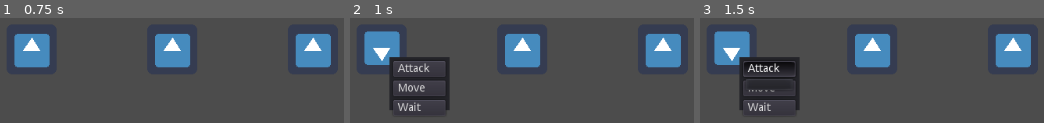
Above: before the commit, frames 1-3 (left to right).
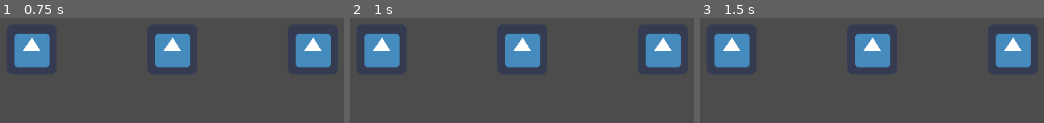
Above: after the commit, the same moments.

Repository: braxton-mclean/GourmetFeud
Game: Godot game, scene res://src/scenes/ColiseumScene.tscn
Two runs of this game, one before a commit and one after it. Both use one fixed random seed, a clock stepped at 60 frames per second and the inputs below. The engine's default icon, where the game draws it, is replaced by a stand-in: a white triangle on a blue panel in a dark square.
Inputs (mouse positions are in pixels of both pictures, inside the frame that each line leads up to):
- Up to frame 1 (0.75 s): tap Enter at 0.5 s; hold Right from 0.53 s (still down)
- Up to frame 2 (1 s): keep holding Right; tap Space at 0.77 s
- Up to frame 3 (1.5 s): release Right at 1.25 s; click (768, 68) at 1.25 s, where only the run before the commit has a clickable "Attack"

Frame 1 is identical in both runs. In frame 2, 5.3% of the frame differs, in the area x 4-30%, y 12-93%; in frame 3, 7.4%.

Commit message:
Added support for traversables with the MapGridComponent

Diff:
--- a/src/scenes/ColiseumScene.tscn
+++ b/src/scenes/ColiseumScene.tscn
@@ -1,6 +1,6 @@
 [gd_scene load_steps=6 format=2]
 
-[ext_resource path="res://src/scripts/ColiseumGametickSystem.gd" type="Script" id=1]
+[ext_resource path="res://src/scripts/ColiseumScene.gd" type="Script" id=1]
 [ext_resource path="res://src/scenes/Unit.tscn" type="PackedScene" id=2]
 [ext_resource path="res://src/scripts/UnitsComponent.gd" type="Script" id=3]
 [ext_resource path="res://src/scenes/UI/BattleMenu.tscn" type="PackedScene" id=4]
@@ -10,6 +10,7 @@
 script = ExtResource( 1 )
 
 [node name="TestMapGrid" type="Node2D" parent="."]
+script = ExtResource( 5 )
 
 [node name="TestIntro" type="Node2D" parent="."]
 
--- /dev/null
+++ b/src/scenes/Traversables/TraversablesColosseumA.csv
@@ -0,0 +1,38 @@
+FALSE,FALSE,FALSE,FALSE,FALSE,FALSE,FALSE,FALSE,FALSE,FALSE,FALSE,FALSE,FALSE,FALSE,FALSE,FALSE,FALSE,FALSE,FALSE,FALSE,FALSE,FALSE,FALSE,FALSE,FALSE,FALSE,FALSE,FALSE,FALSE,FALSE,FALSE,FALSE,FALSE,FALSE,FALSE,FALSE,FALSE,FALSE,FALSE,FALSE,FALSE,FALSE,FALSE,FALSE,FALSE,FALSE,FALSE,FALSE,FALSE,FALSE,FALSE,FALSE,FALSE,FALSE,FALSE,FALSE,FALSE,FALSE,FALSE,FALSE,FALSE,FALSE,FALSE,FALSE
+FALSE,FALSE,FALSE,FALSE,FALSE,FALSE,FALSE,FALSE,FALSE,FALSE,FALSE,FALSE,FALSE,FALSE,FALSE,FALSE,FALSE,FALSE,FALSE,FALSE,FALSE,FALSE,FALSE,FALSE,FALSE,FALSE,FALSE,FALSE,FALSE,FALSE,FALSE,FALSE,FALSE,FALSE,FALSE,FALSE,FALSE,FALSE,FALSE,FALSE,FALSE,FALSE,FALSE,FALSE,FALSE,FALSE,FALSE,FALSE,FALSE,FALSE,FALSE,FALSE,FALSE,FALSE,FALSE,FALSE,FALSE,FALSE,FALSE,FALSE,FALSE,FALSE,FALSE,FALSE
+FALSE,FALSE,FALSE,FALSE,TRUE,TRUE,TRUE,TRUE,TRUE,TRUE,TRUE,TRUE,TRUE,TRUE,TRUE,TRUE,TRUE,TRUE,TRUE,TRUE,TRUE,TRUE,TRUE,TRUE,TRUE,TRUE,TRUE,TRUE,TRUE,TRUE,TRUE,TRUE,TRUE,TRUE,TRUE,TRUE,TRUE,TRUE,TRUE,FALSE,FALSE,FALSE,FALSE,TRUE,TRUE,TRUE,TRUE,TRUE,TRUE,TRUE,TRUE,TRUE,TRUE,TRUE,TRUE,TRUE,TRUE,TRUE,TRUE,FALSE,FALSE,FALSE,FALSE,FALSE
+FALSE,FALSE,FALSE,FALSE,TRUE,TRUE,TRUE,TRUE,TRUE,TRUE,TRUE,TRUE,TRUE,TRUE,TRUE,TRUE,TRUE,TRUE,TRUE,TRUE,TRUE,TRUE,TRUE,TRUE,TRUE,TRUE,TRUE,TRUE,TRUE,TRUE,TRUE,TRUE,TRUE,TRUE,TRUE,TRUE,TRUE,TRUE,FALSE,FALSE,TRUE,TRUE,TRUE,TRUE,TRUE,TRUE,TRUE,TRUE,TRUE,TRUE,TRUE,TRUE,TRUE,TRUE,TRUE,TRUE,TRUE,TRUE,TRUE,FALSE,FALSE,FALSE,FALSE,FALSE
+FALSE,FALSE,FALSE,FALSE,TRUE,TRUE,TRUE,TRUE,TRUE,TRUE,TRUE,TRUE,TRUE,TRUE,TRUE,TRUE,TRUE,TRUE,TRUE,TRUE,TRUE,TRUE,TRUE,TRUE,TRUE,TRUE,TRUE,TRUE,TRUE,TRUE,TRUE,TRUE,TRUE,TRUE,TRUE,TRUE,TRUE,FALSE,FALSE,TRUE,TRUE,TRUE,TRUE,TRUE,TRUE,TRUE,TRUE,TRUE,TRUE,TRUE,TRUE,TRUE,TRUE,TRUE,TRUE,TRUE,TRUE,TRUE,TRUE,FALSE,FALSE,FALSE,FALSE,FALSE
+FALSE,FALSE,FALSE,FALSE,TRUE,TRUE,TRUE,TRUE,TRUE,TRUE,TRUE,TRUE,TRUE,TRUE,TRUE,TRUE,TRUE,TRUE,TRUE,TRUE,TRUE,TRUE,TRUE,TRUE,TRUE,TRUE,TRUE,TRUE,TRUE,TRUE,TRUE,TRUE,TRUE,TRUE,TRUE,TRUE,FALSE,FALSE,TRUE,TRUE,TRUE,TRUE,TRUE,TRUE,TRUE,TRUE,TRUE,TRUE,TRUE,TRUE,FALSE,TRUE,TRUE,TRUE,TRUE,TRUE,TRUE,TRUE,TRUE,FALSE,FALSE,FALSE,FALSE,FALSE
+FALSE,FALSE,FALSE,FALSE,TRUE,TRUE,TRUE,TRUE,TRUE,TRUE,TRUE,TRUE,TRUE,TRUE,TRUE,TRUE,TRUE,TRUE,TRUE,TRUE,TRUE,TRUE,TRUE,TRUE,TRUE,TRUE,TRUE,TRUE,TRUE,TRUE,TRUE,TRUE,TRUE,TRUE,TRUE,FALSE,FALSE,TRUE,TRUE,TRUE,TRUE,TRUE,TRUE,TRUE,TRUE,TRUE,TRUE,TRUE,TRUE,TRUE,TRUE,TRUE,TRUE,TRUE,TRUE,TRUE,TRUE,TRUE,TRUE,FALSE,FALSE,FALSE,FALSE,FALSE
+FALSE,FALSE,FALSE,FALSE,TRUE,TRUE,TRUE,TRUE,TRUE,TRUE,TRUE,TRUE,TRUE,TRUE,TRUE,TRUE,TRUE,TRUE,TRUE,TRUE,TRUE,TRUE,TRUE,TRUE,TRUE,TRUE,TRUE,TRUE,TRUE,TRUE,TRUE,TRUE,TRUE,TRUE,FALSE,FALSE,TRUE,TRUE,TRUE,TRUE,TRUE,TRUE,TRUE,TRUE,TRUE,TRUE,TRUE,TRUE,TRUE,TRUE,TRUE,TRUE,TRUE,TRUE,TRUE,TRUE,TRUE,TRUE,TRUE,FALSE,FALSE,FALSE,FALSE,FALSE
+FALSE,FALSE,FALSE,FALSE,TRUE,TRUE,TRUE,TRUE,TRUE,TRUE,TRUE,TRUE,TRUE,TRUE,TRUE,TRUE,TRUE,TRUE,TRUE,TRUE,TRUE,TRUE,TRUE,TRUE,TRUE,TRUE,TRUE,TRUE,TRUE,TRUE,TRUE,TRUE,TRUE,FALSE,FALSE,TRUE,TRUE,TRUE,TRUE,TRUE,TRUE,TRUE,TRUE,FALSE,TRUE,TRUE,TRUE,TRUE,TRUE,TRUE,TRUE,TRUE,TRUE,TRUE,TRUE,TRUE,TRUE,TRUE,TRUE,FALSE,FALSE,FALSE,FALSE,FALSE
+FALSE,FALSE,FALSE,FALSE,TRUE,TRUE,TRUE,TRUE,TRUE,TRUE,TRUE,TRUE,TRUE,TRUE,TRUE,TRUE,TRUE,FALSE,FALSE,TRUE,TRUE,TRUE,TRUE,TRUE,TRUE,TRUE,TRUE,TRUE,TRUE,TRUE,TRUE,TRUE,FALSE,FALSE,TRUE,TRUE,TRUE,TRUE,TRUE,TRUE,TRUE,TRUE,TRUE,TRUE,TRUE,TRUE,TRUE,TRUE,TRUE,TRUE,TRUE,TRUE,TRUE,TRUE,TRUE,TRUE,TRUE,TRUE,TRUE,FALSE,FALSE,FALSE,FALSE,FALSE
+FALSE,FALSE,FALSE,FALSE,TRUE,TRUE,TRUE,TRUE,TRUE,TRUE,TRUE,TRUE,TRUE,TRUE,TRUE,TRUE,TRUE,FALSE,FALSE,TRUE,TRUE,TRUE,TRUE,TRUE,TRUE,TRUE,TRUE,TRUE,TRUE,TRUE,TRUE,TRUE,FALSE,TRUE,TRUE,TRUE,TRUE,TRUE,TRUE,TRUE,TRUE,TRUE,TRUE,TRUE,TRUE,TRUE,TRUE,TRUE,TRUE,TRUE,TRUE,TRUE,TRUE,TRUE,TRUE,TRUE,FALSE,TRUE,TRUE,FALSE,FALSE,FALSE,FALSE,FALSE
+FALSE,FALSE,FALSE,FALSE,TRUE,TRUE,TRUE,TRUE,TRUE,TRUE,TRUE,TRUE,TRUE,TRUE,TRUE,TRUE,TRUE,TRUE,TRUE,TRUE,TRUE,TRUE,TRUE,TRUE,TRUE,TRUE,TRUE,TRUE,TRUE,TRUE,TRUE,TRUE,FALSE,TRUE,TRUE,TRUE,TRUE,TRUE,TRUE,TRUE,TRUE,TRUE,TRUE,TRUE,TRUE,TRUE,TRUE,TRUE,TRUE,TRUE,TRUE,TRUE,TRUE,TRUE,TRUE,TRUE,TRUE,TRUE,TRUE,FALSE,FALSE,FALSE,FALSE,FALSE
+FALSE,FALSE,FALSE,FALSE,TRUE,TRUE,TRUE,TRUE,TRUE,TRUE,TRUE,TRUE,TRUE,TRUE,TRUE,TRUE,TRUE,TRUE,TRUE,TRUE,TRUE,TRUE,TRUE,TRUE,TRUE,TRUE,TRUE,TRUE,TRUE,TRUE,TRUE,TRUE,FALSE,TRUE,TRUE,TRUE,FALSE,FALSE,FALSE,FALSE,FALSE,FALSE,FALSE,FALSE,TRUE,TRUE,TRUE,TRUE,TRUE,TRUE,TRUE,TRUE,TRUE,TRUE,TRUE,TRUE,TRUE,TRUE,TRUE,FALSE,FALSE,FALSE,FALSE,FALSE
+FALSE,FALSE,FALSE,FALSE,TRUE,TRUE,TRUE,TRUE,TRUE,TRUE,TRUE,TRUE,TRUE,TRUE,TRUE,TRUE,TRUE,TRUE,TRUE,TRUE,TRUE,TRUE,TRUE,TRUE,FALSE,FALSE,FALSE,FALSE,TRUE,TRUE,TRUE,TRUE,FALSE,TRUE,TRUE,TRUE,FALSE,FALSE,FALSE,FALSE,FALSE,FALSE,FALSE,FALSE,TRUE,TRUE,TRUE,TRUE,TRUE,TRUE,TRUE,TRUE,TRUE,TRUE,TRUE,TRUE,TRUE,TRUE,TRUE,FALSE,FALSE,FALSE,FALSE,FALSE
+FALSE,FALSE,FALSE,FALSE,TRUE,TRUE,TRUE,TRUE,TRUE,TRUE,TRUE,TRUE,TRUE,TRUE,FALSE,TRUE,TRUE,TRUE,TRUE,TRUE,TRUE,TRUE,TRUE,TRUE,FALSE,FALSE,FALSE,FALSE,TRUE,TRUE,TRUE,TRUE,FALSE,TRUE,TRUE,TRUE,FALSE,FALSE,FALSE,FALSE,FALSE,FALSE,FALSE,FALSE,TRUE,TRUE,TRUE,TRUE,TRUE,FALSE,TRUE,TRUE,TRUE,TRUE,TRUE,TRUE,TRUE,TRUE,TRUE,FALSE,FALSE,FALSE,FALSE,FALSE
+FALSE,FALSE,FALSE,FALSE,TRUE,TRUE,TRUE,TRUE,TRUE,TRUE,TRUE,TRUE,TRUE,TRUE,TRUE,TRUE,TRUE,TRUE,TRUE,TRUE,TRUE,TRUE,TRUE,TRUE,FALSE,FALSE,FALSE,FALSE,TRUE,TRUE,TRUE,TRUE,FALSE,TRUE,TRUE,TRUE,FALSE,FALSE,FALSE,FALSE,FALSE,FALSE,FALSE,FALSE,TRUE,TRUE,TRUE,TRUE,TRUE,TRUE,TRUE,TRUE,TRUE,TRUE,TRUE,TRUE,TRUE,TRUE,TRUE,FALSE,FALSE,FALSE,FALSE,FALSE
+FALSE,FALSE,FALSE,FALSE,TRUE,TRUE,TRUE,TRUE,FALSE,TRUE,TRUE,TRUE,TRUE,TRUE,TRUE,TRUE,TRUE,TRUE,TRUE,TRUE,TRUE,TRUE,TRUE,TRUE,FALSE,FALSE,FALSE,FALSE,TRUE,TRUE,TRUE,TRUE,FALSE,TRUE,TRUE,TRUE,FALSE,FALSE,FALSE,FALSE,FALSE,FALSE,FALSE,FALSE,TRUE,TRUE,TRUE,TRUE,TRUE,TRUE,TRUE,TRUE,TRUE,TRUE,TRUE,TRUE,TRUE,TRUE,TRUE,FALSE,FALSE,FALSE,FALSE,FALSE
+FALSE,FALSE,FALSE,FALSE,TRUE,TRUE,TRUE,TRUE,TRUE,TRUE,TRUE,TRUE,TRUE,TRUE,TRUE,TRUE,TRUE,TRUE,TRUE,TRUE,TRUE,TRUE,TRUE,TRUE,TRUE,TRUE,TRUE,TRUE,TRUE,TRUE,TRUE,TRUE,FALSE,TRUE,TRUE,TRUE,FALSE,FALSE,FALSE,FALSE,FALSE,FALSE,FALSE,FALSE,TRUE,TRUE,TRUE,TRUE,TRUE,TRUE,TRUE,TRUE,TRUE,TRUE,TRUE,FALSE,TRUE,TRUE,TRUE,FALSE,FALSE,FALSE,FALSE,FALSE
+FALSE,FALSE,FALSE,FALSE,TRUE,TRUE,TRUE,TRUE,TRUE,TRUE,TRUE,TRUE,TRUE,TRUE,TRUE,TRUE,TRUE,TRUE,TRUE,TRUE,TRUE,TRUE,TRUE,TRUE,TRUE,TRUE,TRUE,TRUE,TRUE,TRUE,TRUE,TRUE,FALSE,TRUE,TRUE,TRUE,FALSE,FALSE,FALSE,FALSE,FALSE,FALSE,FALSE,FALSE,TRUE,TRUE,TRUE,TRUE,TRUE,TRUE,TRUE,TRUE,TRUE,TRUE,TRUE,TRUE,TRUE,TRUE,TRUE,FALSE,FALSE,FALSE,FALSE,FALSE
+FALSE,FALSE,FALSE,FALSE,TRUE,TRUE,TRUE,TRUE,TRUE,TRUE,TRUE,TRUE,TRUE,TRUE,TRUE,TRUE,TRUE,TRUE,TRUE,TRUE,TRUE,TRUE,TRUE,TRUE,TRUE,TRUE,TRUE,TRUE,TRUE,TRUE,TRUE,TRUE,FALSE,TRUE,TRUE,TRUE,FALSE,FALSE,FALSE,FALSE,FALSE,FALSE,FALSE,FALSE,TRUE,TRUE,TRUE,TRUE,TRUE,TRUE,TRUE,TRUE,TRUE,TRUE,TRUE,TRUE,TRUE,TRUE,TRUE,FALSE,FALSE,FALSE,FALSE,FALSE
+FALSE,FALSE,FALSE,FALSE,TRUE,TRUE,TRUE,TRUE,TRUE,TRUE,TRUE,TRUE,TRUE,TRUE,TRUE,TRUE,TRUE,TRUE,TRUE,TRUE,TRUE,TRUE,TRUE,TRUE,TRUE,TRUE,TRUE,TRUE,TRUE,TRUE,TRUE,TRUE,FALSE,TRUE,TRUE,TRUE,TRUE,TRUE,TRUE,TRUE,TRUE,TRUE,TRUE,TRUE,TRUE,TRUE,TRUE,TRUE,TRUE,TRUE,TRUE,TRUE,TRUE,TRUE,TRUE,TRUE,TRUE,TRUE,TRUE,FALSE,FALSE,FALSE,FALSE,FALSE
+FALSE,FALSE,FALSE,FALSE,TRUE,TRUE,TRUE,TRUE,TRUE,TRUE,TRUE,TRUE,FALSE,TRUE,TRUE,TRUE,TRUE,TRUE,TRUE,TRUE,TRUE,TRUE,TRUE,TRUE,TRUE,TRUE,TRUE,TRUE,TRUE,TRUE,TRUE,TRUE,FALSE,TRUE,TRUE,TRUE,TRUE,TRUE,TRUE,TRUE,TRUE,TRUE,TRUE,TRUE,TRUE,TRUE,TRUE,TRUE,TRUE,TRUE,TRUE,TRUE,TRUE,TRUE,TRUE,TRUE,TRUE,TRUE,TRUE,FALSE,FALSE,FALSE,FALSE,FALSE
+FALSE,FALSE,FALSE,FALSE,TRUE,TRUE,TRUE,TRUE,TRUE,TRUE,TRUE,TRUE,TRUE,TRUE,TRUE,TRUE,TRUE,TRUE,TRUE,TRUE,TRUE,TRUE,TRUE,TRUE,TRUE,TRUE,TRUE,TRUE,TRUE,TRUE,TRUE,FALSE,FALSE,TRUE,TRUE,TRUE,TRUE,TRUE,TRUE,TRUE,TRUE,TRUE,TRUE,TRUE,TRUE,TRUE,TRUE,TRUE,TRUE,TRUE,TRUE,TRUE,TRUE,TRUE,TRUE,TRUE,TRUE,TRUE,TRUE,FALSE,FALSE,FALSE,FALSE,FALSE
+FALSE,FALSE,FALSE,FALSE,TRUE,TRUE,TRUE,TRUE,TRUE,TRUE,TRUE,TRUE,TRUE,TRUE,TRUE,TRUE,TRUE,TRUE,TRUE,TRUE,TRUE,TRUE,TRUE,TRUE,TRUE,TRUE,TRUE,TRUE,TRUE,TRUE,FALSE,FALSE,TRUE,TRUE,TRUE,TRUE,TRUE,TRUE,TRUE,TRUE,TRUE,TRUE,TRUE,TRUE,TRUE,TRUE,TRUE,TRUE,TRUE,TRUE,TRUE,TRUE,FALSE,TRUE,TRUE,TRUE,TRUE,TRUE,TRUE,FALSE,FALSE,FALSE,FALSE,FALSE
+FALSE,FALSE,FALSE,FALSE,TRUE,TRUE,TRUE,TRUE,TRUE,TRUE,TRUE,TRUE,TRUE,TRUE,FALSE,TRUE,TRUE,TRUE,TRUE,TRUE,TRUE,TRUE,TRUE,TRUE,TRUE,TRUE,TRUE,TRUE,TRUE,FALSE,FALSE,TRUE,TRUE,TRUE,TRUE,TRUE,TRUE,TRUE,TRUE,TRUE,TRUE,TRUE,TRUE,TRUE,TRUE,TRUE,TRUE,TRUE,TRUE,TRUE,TRUE,TRUE,TRUE,TRUE,TRUE,TRUE,TRUE,TRUE,TRUE,FALSE,FALSE,FALSE,FALSE,FALSE
+FALSE,FALSE,FALSE,FALSE,TRUE,TRUE,TRUE,TRUE,TRUE,TRUE,TRUE,TRUE,TRUE,TRUE,TRUE,TRUE,TRUE,TRUE,TRUE,TRUE,TRUE,FALSE,TRUE,TRUE,TRUE,TRUE,TRUE,TRUE,FALSE,FALSE,TRUE,TRUE,TRUE,TRUE,TRUE,TRUE,TRUE,TRUE,TRUE,TRUE,TRUE,TRUE,TRUE,TRUE,TRUE,TRUE,TRUE,TRUE,TRUE,TRUE,TRUE,TRUE,TRUE,TRUE,TRUE,TRUE,TRUE,TRUE,TRUE,FALSE,FALSE,FALSE,FALSE,FALSE
+FALSE,FALSE,FALSE,FALSE,TRUE,TRUE,TRUE,TRUE,TRUE,TRUE,TRUE,TRUE,TRUE,TRUE,TRUE,TRUE,TRUE,TRUE,FALSE,TRUE,TRUE,TRUE,TRUE,TRUE,TRUE,TRUE,TRUE,FALSE,FALSE,TRUE,TRUE,TRUE,TRUE,TRUE,TRUE,TRUE,TRUE,TRUE,TRUE,TRUE,TRUE,TRUE,TRUE,TRUE,TRUE,TRUE,TRUE,TRUE,TRUE,TRUE,TRUE,TRUE,TRUE,TRUE,FALSE,FALSE,FALSE,FALSE,FALSE,FALSE,FALSE,FALSE,FALSE,FALSE
+FALSE,FALSE,FALSE,FALSE,TRUE,TRUE,TRUE,TRUE,TRUE,TRUE,TRUE,TRUE,TRUE,TRUE,TRUE,TRUE,TRUE,TRUE,TRUE,TRUE,TRUE,TRUE,TRUE,TRUE,TRUE,TRUE,FALSE,FALSE,TRUE,TRUE,TRUE,TRUE,TRUE,TRUE,TRUE,TRUE,TRUE,TRUE,TRUE,TRUE,TRUE,TRUE,TRUE,TRUE,TRUE,TRUE,TRUE,TRUE,TRUE,TRUE,TRUE,TRUE,TRUE,TRUE,TRUE,TRUE,TRUE,TRUE,TRUE,FALSE,FALSE,FALSE,FALSE,FALSE
+FALSE,FALSE,FALSE,FALSE,TRUE,TRUE,TRUE,TRUE,TRUE,TRUE,TRUE,TRUE,TRUE,TRUE,TRUE,TRUE,TRUE,TRUE,TRUE,TRUE,TRUE,TRUE,TRUE,TRUE,TRUE,FALSE,FALSE,TRUE,TRUE,TRUE,TRUE,TRUE,TRUE,TRUE,TRUE,TRUE,TRUE,TRUE,TRUE,TRUE,TRUE,TRUE,TRUE,TRUE,TRUE,TRUE,TRUE,TRUE,TRUE,TRUE,TRUE,TRUE,TRUE,TRUE,TRUE,TRUE,TRUE,TRUE,TRUE,FALSE,FALSE,FALSE,FALSE,FALSE
+FALSE,FALSE,FALSE,FALSE,TRUE,TRUE,TRUE,TRUE,TRUE,TRUE,TRUE,TRUE,TRUE,TRUE,TRUE,TRUE,TRUE,TRUE,FALSE,TRUE,FALSE,FALSE,FALSE,TRUE,FALSE,FALSE,TRUE,TRUE,TRUE,TRUE,TRUE,TRUE,TRUE,TRUE,TRUE,TRUE,TRUE,TRUE,TRUE,TRUE,TRUE,TRUE,TRUE,FALSE,TRUE,TRUE,TRUE,TRUE,TRUE,TRUE,TRUE,TRUE,TRUE,TRUE,TRUE,TRUE,TRUE,TRUE,TRUE,FALSE,FALSE,FALSE,FALSE,FALSE
+FALSE,FALSE,FALSE,FALSE,TRUE,TRUE,TRUE,TRUE,TRUE,TRUE,TRUE,TRUE,TRUE,TRUE,TRUE,TRUE,TRUE,TRUE,FALSE,FALSE,FALSE,TRUE,TRUE,FALSE,FALSE,TRUE,TRUE,TRUE,TRUE,TRUE,TRUE,TRUE,TRUE,TRUE,TRUE,TRUE,TRUE,TRUE,TRUE,TRUE,TRUE,TRUE,TRUE,TRUE,TRUE,TRUE,TRUE,TRUE,TRUE,TRUE,TRUE,TRUE,TRUE,TRUE,TRUE,TRUE,TRUE,TRUE,TRUE,FALSE,FALSE,FALSE,FALSE,FALSE
+FALSE,FALSE,FALSE,FALSE,TRUE,TRUE,TRUE,TRUE,TRUE,TRUE,TRUE,TRUE,TRUE,TRUE,TRUE,TRUE,TRUE,TRUE,FALSE,FALSE,FALSE,TRUE,FALSE,FALSE,TRUE,TRUE,TRUE,TRUE,TRUE,TRUE,TRUE,TRUE,TRUE,TRUE,TRUE,TRUE,TRUE,TRUE,TRUE,TRUE,TRUE,TRUE,TRUE,TRUE,TRUE,TRUE,TRUE,TRUE,TRUE,TRUE,TRUE,TRUE,TRUE,TRUE,TRUE,FALSE,TRUE,TRUE,TRUE,FALSE,FALSE,FALSE,FALSE,FALSE
+FALSE,FALSE,FALSE,FALSE,TRUE,TRUE,TRUE,TRUE,TRUE,TRUE,TRUE,TRUE,TRUE,TRUE,TRUE,TRUE,TRUE,TRUE,TRUE,FALSE,TRUE,TRUE,FALSE,TRUE,TRUE,TRUE,TRUE,TRUE,TRUE,TRUE,TRUE,TRUE,TRUE,TRUE,TRUE,TRUE,TRUE,TRUE,TRUE,TRUE,TRUE,FALSE,TRUE,TRUE,TRUE,TRUE,TRUE,TRUE,TRUE,TRUE,TRUE,TRUE,TRUE,TRUE,TRUE,TRUE,TRUE,TRUE,TRUE,FALSE,FALSE,FALSE,FALSE,FALSE
+FALSE,FALSE,FALSE,FALSE,TRUE,TRUE,TRUE,TRUE,TRUE,TRUE,TRUE,TRUE,TRUE,TRUE,TRUE,TRUE,TRUE,TRUE,TRUE,TRUE,TRUE,TRUE,FALSE,TRUE,TRUE,TRUE,TRUE,TRUE,FALSE,TRUE,FALSE,TRUE,FALSE,FALSE,TRUE,FALSE,FALSE,TRUE,TRUE,TRUE,TRUE,TRUE,TRUE,TRUE,TRUE,TRUE,TRUE,TRUE,TRUE,TRUE,TRUE,TRUE,TRUE,TRUE,TRUE,TRUE,TRUE,TRUE,FALSE,FALSE,FALSE,FALSE,FALSE,FALSE
+FALSE,FALSE,FALSE,FALSE,FALSE,FALSE,FALSE,FALSE,FALSE,FALSE,FALSE,FALSE,FALSE,FALSE,FALSE,FALSE,FALSE,FALSE,FALSE,FALSE,TRUE,TRUE,FALSE,FALSE,FALSE,TRUE,TRUE,TRUE,TRUE,FALSE,TRUE,TRUE,FALSE,FALSE,TRUE,FALSE,FALSE,TRUE,FALSE,FALSE,FALSE,FALSE,FALSE,FALSE,FALSE,FALSE,FALSE,FALSE,FALSE,FALSE,FALSE,FALSE,FALSE,FALSE,FALSE,FALSE,FALSE,FALSE,FALSE,FALSE,FALSE,FALSE,FALSE,FALSE
+FALSE,FALSE,FALSE,FALSE,FALSE,FALSE,FALSE,FALSE,FALSE,FALSE,FALSE,FALSE,FALSE,FALSE,FALSE,FALSE,FALSE,FALSE,FALSE,FALSE,TRUE,TRUE,FALSE,FALSE,FALSE,FALSE,FALSE,TRUE,TRUE,TRUE,TRUE,TRUE,TRUE,TRUE,TRUE,TRUE,TRUE,TRUE,FALSE,FALSE,FALSE,FALSE,FALSE,FALSE,FALSE,FALSE,FALSE,FALSE,FALSE,FALSE,FALSE,FALSE,FALSE,FALSE,FALSE,FALSE,FALSE,FALSE,FALSE,FALSE,FALSE,FALSE,FALSE,FALSE
+FALSE,FALSE,FALSE,FALSE,FALSE,FALSE,FALSE,FALSE,FALSE,FALSE,FALSE,FALSE,FALSE,FALSE,FALSE,FALSE,FALSE,FALSE,FALSE,FALSE,FALSE,FALSE,FALSE,FALSE,FALSE,FALSE,FALSE,FALSE,FALSE,FALSE,FALSE,FALSE,FALSE,FALSE,FALSE,FALSE,FALSE,FALSE,FALSE,FALSE,FALSE,FALSE,FALSE,FALSE,FALSE,FALSE,FALSE,FALSE,FALSE,FALSE,FALSE,FALSE,FALSE,FALSE,FALSE,FALSE,FALSE,FALSE,FALSE,FALSE,FALSE,FALSE,FALSE,FALSE
+FALSE,FALSE,FALSE,FALSE,FALSE,FALSE,FALSE,FALSE,FALSE,FALSE,FALSE,FALSE,FALSE,FALSE,FALSE,FALSE,FALSE,FALSE,FALSE,FALSE,FALSE,FALSE,FALSE,FALSE,FALSE,FALSE,FALSE,FALSE,FALSE,FALSE,FALSE,FALSE,FALSE,FALSE,FALSE,FALSE,FALSE,FALSE,FALSE,FALSE,FALSE,FALSE,FALSE,FALSE,FALSE,FALSE,FALSE,FALSE,FALSE,FALSE,FALSE,FALSE,FALSE,FALSE,FALSE,FALSE,FALSE,FALSE,FALSE,FALSE,FALSE,FALSE,FALSE,FALSE
--- a/src/scripts/ColiseumScene.gd
+++ b/src/scripts/ColiseumScene.gd
@@ -1,4 +1,4 @@
-extends Node2D
+extends Node
 
 const mapGrid = preload("res://src/scripts/MapGridComponent.gd")
 # Declare member variables here. Examples:
@@ -8,9 +8,9 @@
 
 # Called when the node enters the scene tree for the first time.
 func _ready():
-	var inst = mapGrid.new().generateMapGridComponent()
+	print ("Ready called on Colosseum A")
+	var inst = mapGrid.new("TraversablesColosseumA").mapGrid
 	pass # Replace with function body.
-
 
 # Called every frame. 'delta' is the elapsed time since the previous frame.
 #func _process(delta):
--- a/src/scripts/MapGridComponent.gd
+++ b/src/scripts/MapGridComponent.gd
@@ -2,18 +2,46 @@
 # Called when the node enters the scene tree for the first time.
 
 var activeUnit = []
+var mapGrid = []
 
-func _ready():
-	generateMapGridComponent()
+#func _ready():
+#	pass
 
-func generateMapGridComponent ():
-	var dimensions = [5, 5] # dimensions defined by width and height respectively in the list
+func _init (traversableName):
+	var traversable = File.new()
+	if traversable.open("res://src/scenes/Traversables/" + traversableName + ".csv", File.READ) != 1: # this file can be read
+		traversable = traversable.get_as_text()
+		# print ("Traversable data: " + traversable)
+		var lines = traversable.split('\n', false, 0)
+		var columns = lines[0].split(',', false, 0)
+		var heightLength = len(lines)
+		var widthLength = len(columns)
+		if heightLength > 0 and widthLength > 0:
+			print ("Height: " + str(heightLength) + ", width: " + str(widthLength))
+			generateMapGridComponent (traversable, [widthLength, heightLength])
+		else:
+			print ("Please check your traversables file, it may be empty.")
+	else:
+		print ("Traversable not found. Please check your scenes/Traversables directory.")
+
+func parseCSV (value):
+	if value == "TRUE":
+		return 1 # 0 meaning, is traversable
+	elif value == "FALSE":
+		return 0 # 1 meaning, is not traversable
+
+
+func generateMapGridComponent (mapGridCSV, mapGridSize):
+	mapGridCSV = mapGridCSV.split('\n', false, 0)
+	var dimensions = mapGridSize # dimensions defined by width and height respectively in the list
 	var arr = [] # entire array, elements in the list will be treated as rows
 	for _height in range(0, dimensions[1]): # dimensions[1] is the height
 		var row = []
+		var line = mapGridCSV[_height].split(',', false, 0)
 		for _width in range(0, dimensions[0]): # how many elements can go in one row?
-			row.append(0)
+			row.append(parseCSV(line[_width]))
 		arr.append(row)
+	print (arr)
 
 func insertAtPosition (x, y, val, arr):
 	arr[x][y] = val
Not shown, added: src/scenes/Traversables/TraversablesColosseumA.csv.import
